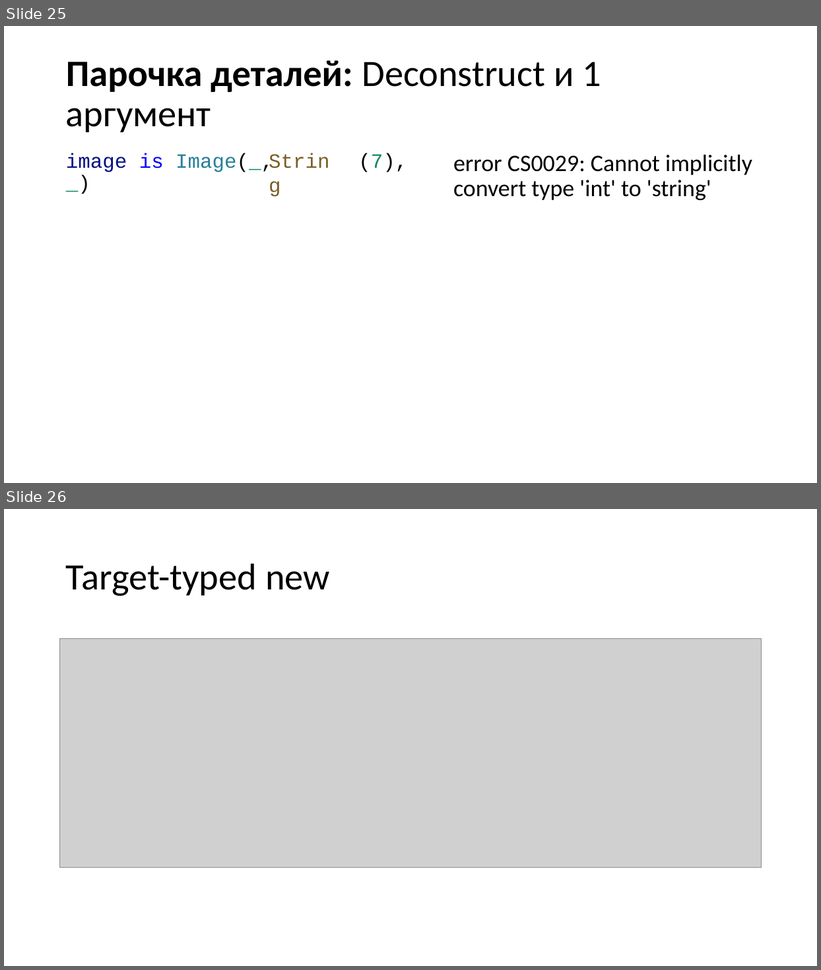
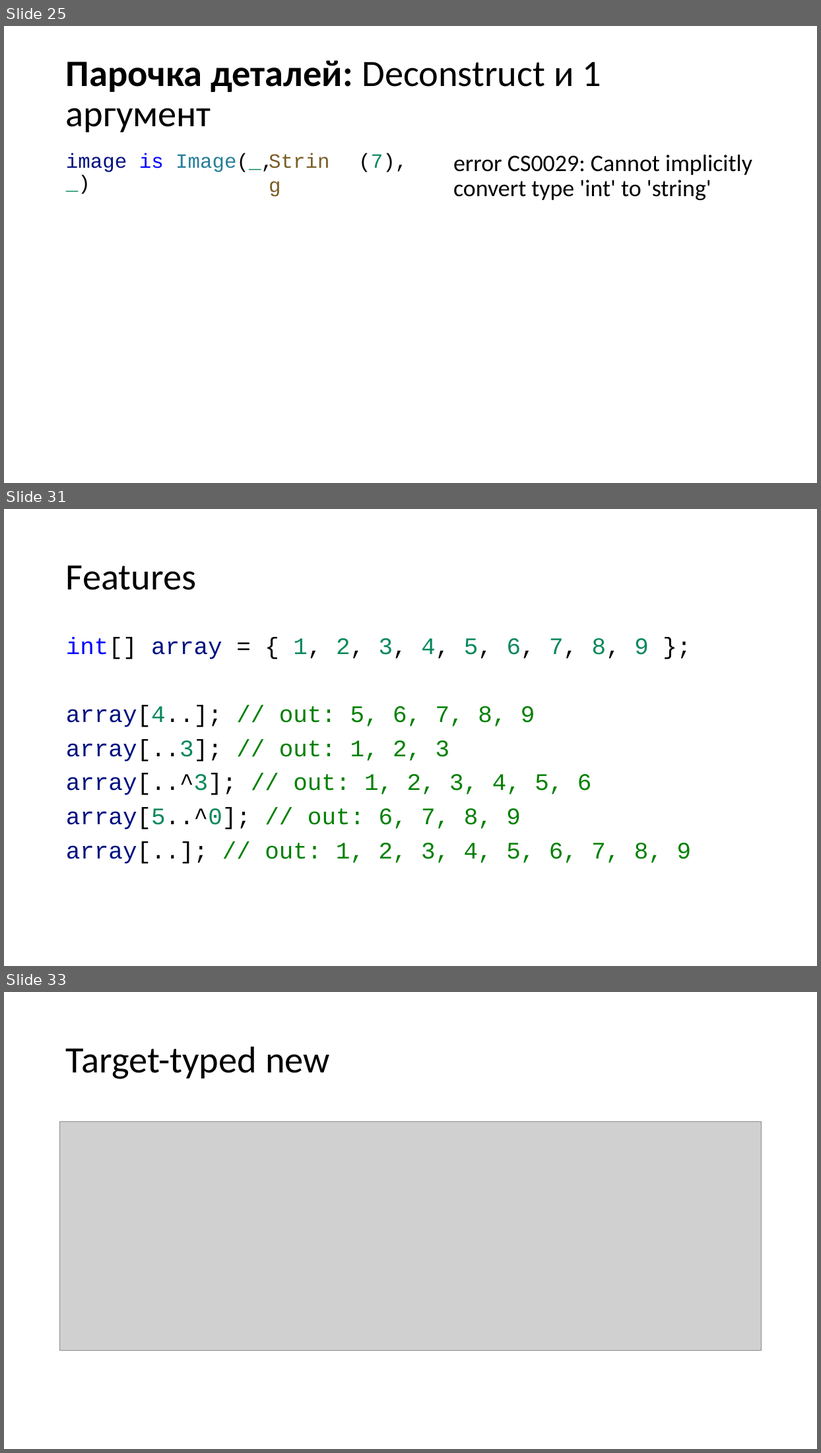
Before and after one commit to kugushev/presentations, a slide deck: Presentation.pptx. Shown one above the other, each under a label of ours: slides 25 and 26 before the commit, slides 25, 31 and 33 after it; the slides between them are not shown. The pictures are 821x970 and 821x1453 pixels, drawn with LibreOffice and Linux fonts; fonts in the diff are those of the drawing; grey boxes stand for pictures. Boxes give left, top, right and bottom in pixels: in the first picture for what was removed or moved away, otherwise in the second. Text is boxed around its words. In the diff, an @@ line names an element or a change of style, - is before the commit and + after.

```diff
--- a/Presentation.pptx
+++ b/Presentation.pptx
@@ slide 31 added at (4,509,817,966), background #FFFFFF @@
@@ title added at (66,565,196,590), 44 pt, text #000000 @@
+Features
@@ text added at (66,637,692,864), 28 pt, text #008000 @@
+int[] array = { 1, 2, 3, 4, 5, 6, 7, 8, 9 };
+array[4..]; // out: 5, 6, 7, 8, 9
+array[..3]; // out: 1, 2, 3
+array[..^3]; // out: 1, 2, 3, 4, 5, 6
+array[5..^0]; // out: 6, 7, 8, 9
+array[..]; // out: 1, 2, 3, 4, 5, 6, 7, 8, 9
@@ what was slide 26 is now slide 33 @@
```
Also in this commit, not shown: 1 slide changed, 6 other slides added, 1 slide removed, 2 other files.
